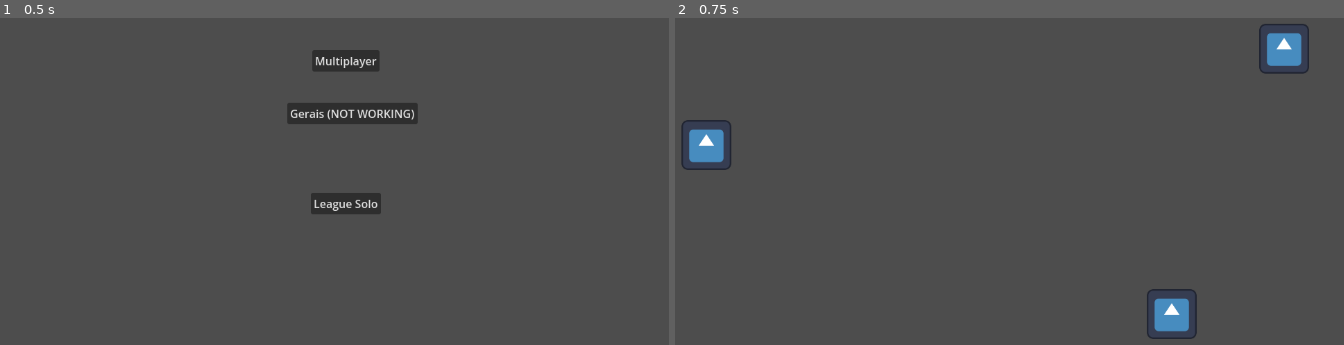
Above: before the commit, frames 1-2 (left to right).
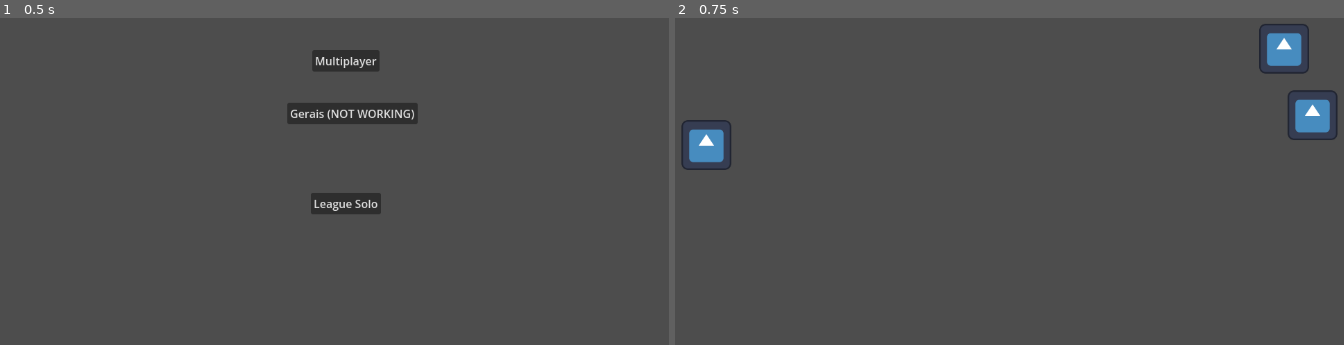
Above: after the commit, the same moments.

Repository: Middlent/meus-teste
Game: Godot game, scene res://HUB.tscn
Same seed, same stepped clock (60 frames per second), same inputs: the game is played once before the commit and once after it. The engine's default icon, where the game draws it, is replaced by a stand-in: a white triangle on a blue panel in a dark square.
Inputs:
- Up to frame 1 (0.5 s): no input
- Up to frame 2 (0.75 s): click "League Solo" at 0.5 s

Frame 1 is identical in both runs. In frame 2, 1.4% of the frame differs, in the area x 70-99%, y 22-99%.

Commit message:
Shift Click Adicionado ao league

Diff:
--- a/MultiplayerHub/League/LeagueGame.tscn
+++ b/MultiplayerHub/League/LeagueGame.tscn
@@ -31,4 +31,5 @@
 team = 1
 
 [node name="Player3" parent="." instance=ExtResource("2_gi6wy")]
-position = Vector2(784, 537)
+position = Vector2(987, 250)
+team = 1
--- a/MultiplayerHub/League/LeaguePlayer.tscn
+++ b/MultiplayerHub/League/LeaguePlayer.tscn
@@ -1,12 +1,15 @@
-[gd_scene load_steps=6 format=3 uid="uid://cevd6qfwwptog"]
+[gd_scene load_steps=8 format=3 uid="uid://cevd6qfwwptog"]
 
 [ext_resource type="Script" path="res://MultiplayerHub/League/league_player.gd" id="1_lyn2g"]
 [ext_resource type="Texture2D" uid="uid://cj21a4xob5uj3" path="res://icon.svg" id="1_q0n85"]
 [ext_resource type="Script" path="res://MultiplayerHub/League/Modules/league_input_reader_location.gd" id="3_60qq2"]
 [ext_resource type="Script" path="res://Modulos/movement_top_down.gd" id="3_bdrse"]
+[ext_resource type="Script" path="res://MultiplayerHub/League/Modules/shift_click.gd" id="5_njkin"]
 
 [sub_resource type="RectangleShape2D" id="RectangleShape2D_np7k6"]
 size = Vector2(127, 128)
+
+[sub_resource type="CircleShape2D" id="CircleShape2D_bfic4"]
 
 [node name="Personagem" type="CharacterBody2D"]
 position = Vector2(635, 288)
@@ -28,4 +31,12 @@
 script = ExtResource("3_bdrse")
 speed = 1.0
 
+[node name="ShiftClick" type="Area2D" parent="."]
+unique_name_in_owner = true
+script = ExtResource("5_njkin")
+
+[node name="CollisionShape2D" type="CollisionShape2D" parent="ShiftClick"]
+scale = Vector2(28, 28)
+shape = SubResource("CircleShape2D_bfic4")
+
 [connection signal="move" from="InputReader" to="Movement" method="move"]
--- a/MultiplayerHub/League/Modules/league_input_reader_location.gd
+++ b/MultiplayerHub/League/Modules/league_input_reader_location.gd
@@ -13,14 +13,30 @@
 func _input(event):
 	if event is InputEventMouseButton:
 		if event.button_index == MOUSE_BUTTON_RIGHT and event.is_pressed():
-			var parameters = PhysicsPointQueryParameters2D.new()
-			parameters.position = get_global_mouse_position()
-			var collisions = get_world_2d().direct_space_state.intersect_point(parameters)
-			for collision in collisions:
-				if collision.collider.is_in_group("Enemy"):
-					go_to(get_parent().position)
-					return
-			go_to(get_global_mouse_position())
+			var mouse_pos = get_global_mouse_position()
+			if !event.shift_pressed:
+				var parameters = PhysicsPointQueryParameters2D.new()
+				parameters.position = mouse_pos
+				var collisions = get_world_2d().direct_space_state.intersect_point(parameters)
+				for collision in collisions:
+					if collision.collider.is_in_group("Enemy"):
+						go_to(get_parent().position)
+						print("Attack ",collision.collider)
+						return
+			else:
+				var parameters = PhysicsShapeQueryParameters2D.new()
+				parameters.transform = Transform2D(0,Vector2(14,14),0,mouse_pos)
+				var shape = CircleShape2D.new()
+				parameters.shape = shape
+				var collisions = get_world_2d().direct_space_state.intersect_shape(parameters)
+				collisions.sort_custom(func(a,b): return mouse_pos.distance_to(a.collider.position) < mouse_pos.distance_to(b.collider.position))
+				for collision in collisions:
+					if collision.collider.is_in_group("Enemy"):
+						go_to(get_parent().position)
+						print("Attack ",collision.collider)
+						return
+
+			go_to(mouse_pos)
 
 func _process(_delta):
 	if target.distance_to(get_parent().position) > deadzone:
--- /dev/null
+++ b/MultiplayerHub/League/Modules/shift_click.gd
@@ -0,0 +1,15 @@
+extends Area2D
+
+
+func scan(local):
+	global_position = local
+
+	var bodies = get_overlapping_bodies()
+	print(bodies)
+	bodies.sort_custom(order)
+	for body in bodies:
+		if body.is_in_group("Enemy"):
+			return body
+
+func order(a, b):
+	return position.distance_to(a.position) < position.distance_to(b.position)
